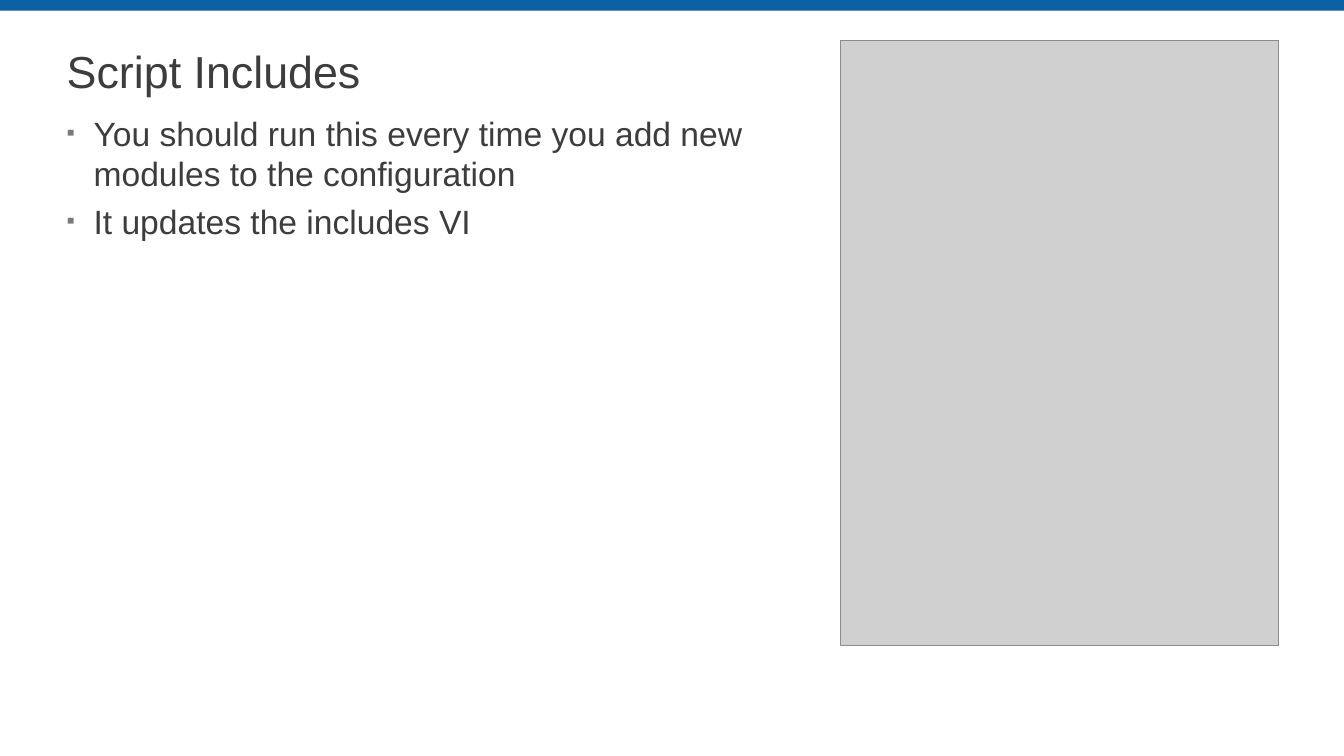
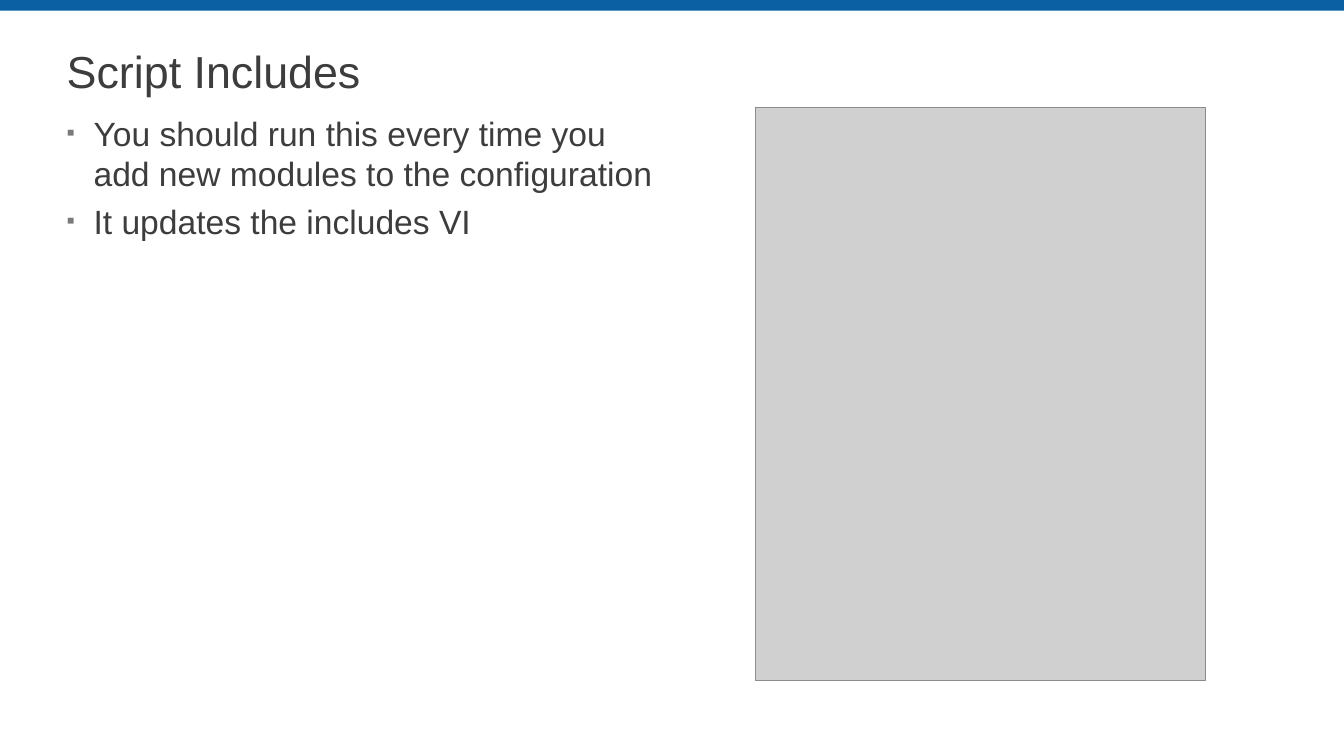
Before and after one commit to LabVIEW-DCAF/Documentation, a slide deck: slide 16 of Trunk/Getting Started Material/DCAF Training/5 Module Reuse.pptx. Drawn at 1344x756 pixels with LibreOffice and Linux fonts; fonts in the diff are those of the drawing; grey boxes stand for pictures; background and template pictures are left out. Boxes give left, top, right and bottom in pixels: in the first picture for what was removed or moved away, otherwise in the second. Text is boxed around its words. In the diff, an @@ line names an element or a change of style, - is before the commit and + after.

Commit message:
Formatting changes
Layout changes to the Module Reuse and Static Modules sections

```diff
--- a/Trunk/Getting Started Material/DCAF Training/5 Module Reuse.pptx
+++ b/Trunk/Getting Started Material/DCAF Training/5 Module Reuse.pptx
@@ text "You should run this every ..." rewrapped from (94, 121, 742, 241) to (94, 121, 652, 241) @@
@@ picture: place and size @@
-picture at (841, 40, 1278, 646)
+picture at (755, 108, 1205, 682)
```
Also in this commit, not shown: 4 other slides changed, 1 slide added, 1 slide removed, 1 other file.
